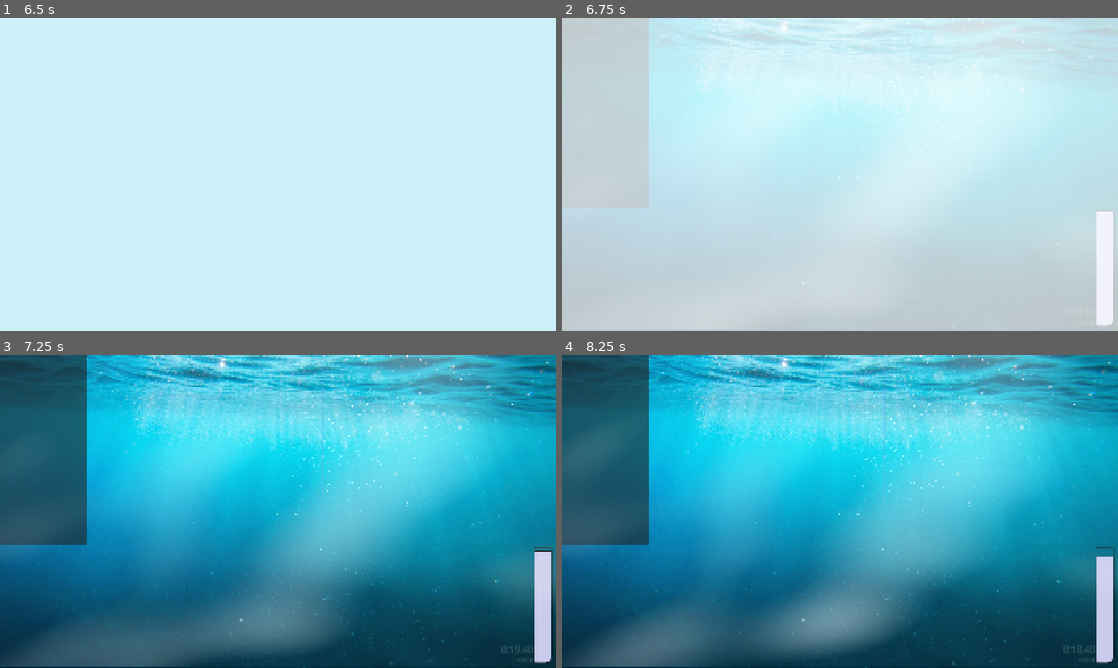
Above: before the commit, frames 1-4 (two rows, left to right).
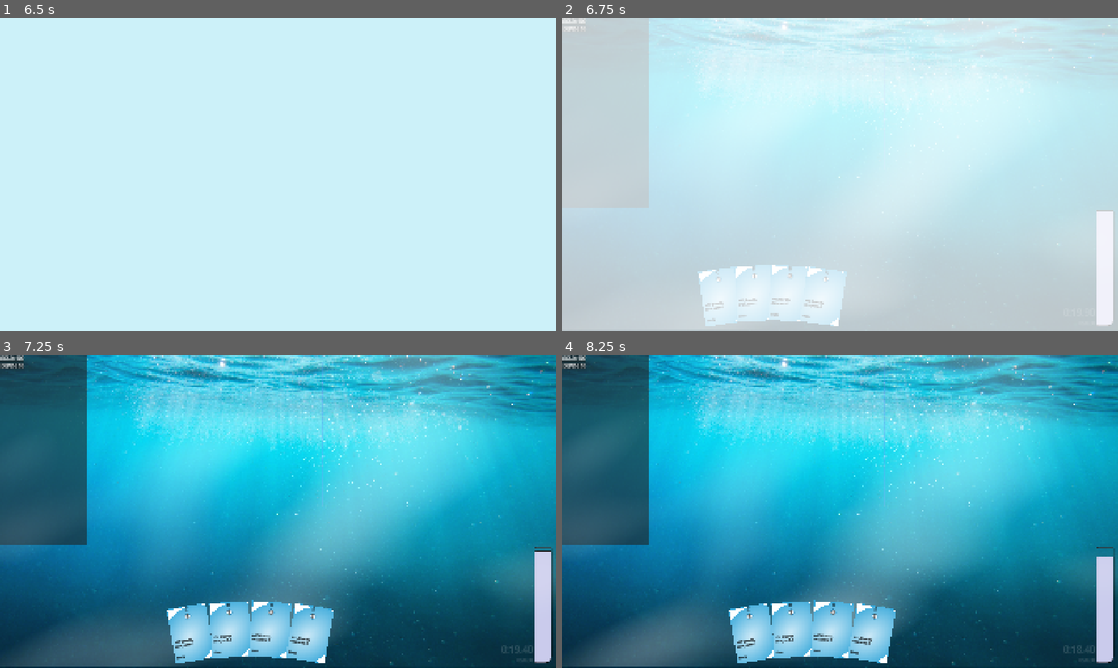
Above: after the commit, the same moments.

Repository: rosswolf/Tourbillon
Game: Godot game, scene res://src/scenes/main_menu.tscn
The game is run twice, just before and just after one commit, with the same random seed, the same clock (stepped at 60 frames per second) and the same inputs. Sound files missing from this copy of the repository are replaced by a short silence.
Inputs (mouse positions are in pixels of both pictures, inside the frame that each line leads up to):
- Up to frame 1 (6.5 s): click "Play" at 0.5 s; move the mouse to (400, 158) at 1.27 s; click (400, 158) at 1.42 s; tap Enter at 2, 3.5, 5 s; drag from (166, 190) to (250, 237) at 2.02 s; tap Space at 2.75, 4.25, 5.75 s; move the mouse to (333, 105) at 2.77 s; click (333, 105) at 2.92 s; drag from (250, 237) to (111, 127) at 3.52 s; move the mouse to (444, 221) at 4.27 s; click (444, 221) at 4.42 s; drag from (111, 127) to (194, 96) at 5.02 s; move the mouse to (305, 174) at 5.77 s; click (305, 174) at 5.92 s
- Up to frame 2 (6.75 s): drag from (756, 96) to (728, 190) at 6.52 s
- Up to frame 3 (7.25 s): no input
- Up to frame 4 (8.25 s): move the mouse to (962, 495) at 7.27 s; click (962, 495) at 7.42 s; drag from (728, 527) to (812, 574) at 8.02 s

Frame 1 is identical in both runs. In frame 2, 3.9% of the frame differs, in the area x 0-51%, y 0-99%; in frame 3, 5.0%; in frame 4, 5.1%, in the area x 0-60%, y 0-99%.
Error before the commit: Parse Error: Identifier "card_instance_id" not declared in the current scope. (res://src/scenes/core/library.gd:232)

Commit message:
type checking, also fixing durability

Diff:
--- a/elastic-app/app/src/scenes/core/effects/activation_logic.gd
+++ b/elastic-app/app/src/scenes/core/effects/activation_logic.gd
@@ -30,9 +30,9 @@
 		# the first slot is not activatable
 		return false
 
-	GlobalGameManager.library.move_card_to_zone(card.instance_id, Library.Zone.BEING_PLAYED, Library.Zone.HAND)
+	GlobalGameManager.library.move_card_to_zone2(card.instance_id, Library.Zone.HAND, Library.Zone.BEING_PLAYED)
 	button.engine_slot.activate(card)
-	GlobalGameManager.library.move_card_to_zone(card.instance_id, Library.Zone.GRAVEYARD, Library.Zone.BEING_PLAYED)
+	GlobalGameManager.library.move_card_to_zone2(card.instance_id, Library.Zone.BEING_PLAYED, Library.Zone.GRAVEYARD)
 	GlobalSignals.signal_core_card_discarded(card.instance_id)
 	GlobalSignals.signal_core_card_removed_from_hand(card.instance_id)
 
@@ -55,7 +55,7 @@
 	GlobalGameManager.hero.training_points.decrement(training_value)
 
 	button.engine_slot.attach_card(card)
-	GlobalGameManager.library.move_card_to_zone(card.instance_id, Library.Zone.SLOTTED, Library.Zone.HAND)
+	GlobalGameManager.library.move_card_to_zone2(card.instance_id, Library.Zone.HAND, Library.Zone.SLOTTED)
 	GlobalSignals.signal_core_card_removed_from_hand(card.instance_id)
 
 	return true
--- a/elastic-app/app/src/scenes/core/effects/effect.gd
+++ b/elastic-app/app/src/scenes/core/effects/effect.gd
@@ -146,7 +146,6 @@
 	),
 	"add_time": InternalEffect.new(
 		func(source: Entity, params: Dictionary):
-			print("read time: " + str(UiController.air_meter.time_remaining))
 			var amount = int(params.get("param"))
 			GlobalGameManager.hero.time.add_time(amount)
 			return true,
@@ -165,6 +164,14 @@
 			GlobalGameManager.library.draw_card(amount)
 			return true,
 		[Hero, Card]
+	),
+	"durability_hit_zero": InternalEffect.new(
+		func(source: Entity, params: Dictionary):
+			print("card destroyed " + source.instance_id)
+			var card: Card = params.get("card") as Card
+			GlobalGameManager.library.move_card_to_zone2(card.instance_id, Library.Zone.ANY, Library.Zone.EXILED)
+			return true,
+		[Card, Hero]
 	),
 }
 
@@ -195,8 +202,16 @@
 }
 
 static func source_is_valid(source: Entity, valid_types: Array):
-	var source_class = source.get_class()
-	return source_class in valid_types
+	var valid_type_strings: Array[String] = []
+	for type in valid_types:
+		valid_type_strings.append(type._get_type_string())
+
+	return source._get_type_string() in valid_type_strings or Entity._get_type_string() in valid_type_strings
+
+
+func _is_valid_source(source: Entity):
+	assert(false, "sub classes need to override _is_valid_source")
+	return false
 
 func _could_satisfy_costs(source: Entity, target: Entity) -> bool:
 	assert(false, "sub classes need to override _could_satisfy_costs")
--- a/elastic-app/app/src/scenes/core/effects/move_descriptor_effect.gd
+++ b/elastic-app/app/src/scenes/core/effects/move_descriptor_effect.gd
@@ -32,6 +32,12 @@
 
 	return true
 
+func _is_valid_source(source: Entity):
+	for effect in effects:
+		if not effect._is_valid_source(source):
+			return false
+	return true
+
 func activate(source: Entity):
 	var result: bool = true
 	for effect in effects:
--- a/elastic-app/app/src/scenes/core/effects/one_time_effect.gd
+++ b/elastic-app/app/src/scenes/core/effects/one_time_effect.gd
@@ -31,7 +31,7 @@
 	effect_name = template_id
 
 func activate(source: Entity):
-	print("Taking effect " + __effect_template_id)
+	#print("Taking effect " + __effect_template_id)
 
 	# TODO(virtual) if we decide to have cards carry effects onto the things they
 	# activate.. then unpack them here and put them in paramters.
@@ -43,7 +43,7 @@
 		assert(false, "Unexpected source type")
 
 
-func is_valid_target(source: Entity, target: Entity, pos: Vector2) -> bool:
+func _is_valid_source(source: Entity) -> bool:
 	#if _effect_type != EffectType.ACTIVATABLE:
 		#return false
 	var satisfy_target_requirments = Effect.source_is_valid(source, __valid_source_types)
--- a/elastic-app/app/src/scenes/core/entities/battle_entity.gd
+++ b/elastic-app/app/src/scenes/core/entities/battle_entity.gd
@@ -1,5 +1,7 @@
 extends Entity
 class_name BattleEntity
+static func _get_type_string():
+	return "BattleEntity"
 
 var health: CappedResource
 var block: CappedResource
--- a/elastic-app/app/src/scenes/core/entities/battleground_entity.gd
+++ b/elastic-app/app/src/scenes/core/entities/battleground_entity.gd
@@ -1,6 +1,7 @@
 extends Entity
 class_name BattlegroundEntity
-
+static func _get_type_string():
+	return "BattlegroundEntity"
 
 func _get_type() -> Entity.EntityType:
 	return Entity.EntityType.BATTLEGROUND
--- a/elastic-app/app/src/scenes/core/entities/button.gd
+++ b/elastic-app/app/src/scenes/core/entities/button.gd
@@ -1,5 +1,7 @@
 extends Entity
 class_name EngineButtonEntity
+static func _get_type_string():
+	return "EngineButtonEntity"
 
 var engine_slot: EngineSlot
 var is_activation_button: bool
--- a/elastic-app/app/src/scenes/core/entities/card.gd
+++ b/elastic-app/app/src/scenes/core/entities/card.gd
@@ -1,6 +1,8 @@
 extends Entity
 
 class_name Card
+static func _get_type_string():
+	return "Card"
 
 enum RarityType {
 	UNKNOWN,
@@ -25,6 +27,8 @@
 
 var trigger_resource: GameResource.Type = GameResource.Type.UNKNOWN
 
+var durability: CappedResource
+
 
 func activate_slot_effect(source: Entity, target: Entity) -> bool:
 	if not __slot_effect._could_satisfy_costs(source, target) or \
@@ -34,21 +38,25 @@
 	return __slot_effect.activate(source)
 
 func activate_instinct_effect(source: Entity, target: Entity) -> bool:
+
+	if not __instinct_effect._is_valid_source(source):
+		return false
+
 	if not __instinct_effect._could_satisfy_costs(source, target) or \
 			not __instinct_effect._execute_satisfy_costs(source, target):
 		return false
 
-	GlobalGameManager.library.move_card_to_zone(instance_id, Library.Zone.BEING_PLAYED, Library.Zone.HAND)
+	GlobalGameManager.library.move_card_to_zone2(instance_id, Library.Zone.HAND, Library.Zone.BEING_PLAYED)
 	var succeeded = __instinct_effect.activate(source)
 	if succeeded:
-		GlobalGameManager.library.move_card_to_zone(instance_id, Library.Zone.GRAVEYARD, Library.Zone.BEING_PLAYED)
+		GlobalGameManager.library.move_card_to_zone2(instance_id, Library.Zone.BEING_PLAYED, Library.Zone.GRAVEYARD)
 		GlobalSignals.signal_core_card_played(instance_id)
 		GlobalSignals.signal_core_card_removed_from_hand(instance_id)
 	else:
 		# Effects need to return true to succeed, this will help us track down issues.
 		# Usually the issue is some void return instead of a boolean true
 		assert(false, "Failed to activate effect " + __instinct_effect.effect_name)
-		GlobalGameManager.library.move_card_to_zone(instance_id, Library.Zone.HAND, Library.Zone.BEING_PLAYED)
+		GlobalGameManager.library.move_card_to_zone2(instance_id, Library.Zone.BEING_PLAYED, Library.Zone.HAND)
 	return succeeded
 
 func _get_type() -> Entity.EntityType:
@@ -68,6 +76,7 @@
 	var __slot_effect: String
 	var __instinct_effect: String
 	var __trigger_resource: GameResource.Type = GameResource.Type.UNKNOWN
+	var __max_durability: int = StaticData.get_int("default_card_durability")
 
 	func with_group_template_id(group_template_id: String) -> CardBuilder:
 		__group_template_id = group_template_id
@@ -123,6 +132,10 @@
 		card.rules_text = __rules_text
 		card.cost = cost
 		card.trigger_resource = __trigger_resource
+
+		var on_change: Callable = func(value): if value == 0: OneTimeEffect.new("durability_hit_zero", {}).activate(card)
+		var none: Callable = func(value): pass
+		card.durability = CappedResource.new(__max_durability, __max_durability, on_change, none, true)
 		return card
 
 static func load_card(group_template_id: String, card_template_id: String) -> Card:
--- a/elastic-app/app/src/scenes/core/entities/entity.gd
+++ b/elastic-app/app/src/scenes/core/entities/entity.gd
@@ -1,6 +1,8 @@
 extends Node
 
 class_name Entity
+static func _get_type_string():
+	return "Entity"
 
 var __template_id: String  # Private variable
 var template_id: String:  # Public read-only property
--- a/elastic-app/app/src/scenes/core/entities/hero.gd
+++ b/elastic-app/app/src/scenes/core/entities/hero.gd
@@ -1,5 +1,7 @@
 extends BattleEntity
 class_name Hero
+static func _get_type_string():
+	return "Hero"
 
 
 var image_name: String
--- a/elastic-app/app/src/scenes/core/entities/relic.gd
+++ b/elastic-app/app/src/scenes/core/entities/relic.gd
@@ -1,5 +1,7 @@
 extends Entity
 class_name Relic
+static func _get_type_string():
+	return "Relic"
 
 var description: String
 var image_name: String
--- a/elastic-app/app/src/scenes/core/global_game_manager.gd
+++ b/elastic-app/app/src/scenes/core/global_game_manager.gd
@@ -19,6 +19,7 @@
 	GlobalSignals.ui_started_battle.connect(__on_start_battle)
 	GlobalSignals.ui_execute_selected_onto_hovered.connect(__handle_activation)
 	GlobalSignals.core_card_discarded.connect(__on_card_discarded)
+	GlobalSignals.core_card_played.connect(__on_card_played)
 
 
 func __load_cards() -> void:
@@ -77,6 +78,13 @@
 	#battleground.spawn_new_stage(1)
 	allow_activations()
 	GlobalSignals.signal_core_begin_turn()
+
+func __on_card_played(card_instance_id: String):
+	var card: Card = instance_catalog.get_instance(card_instance_id) as Card
+	if card == null:
+		assert(false, "Card was null when retrieving from instance catalog: " + card_instance_id)
+		return
+	card.durability.decrement(1)
 
 func __on_card_discarded(card_instance_id: String):
 	var card: Card = instance_catalog.get_instance(card_instance_id) as Card
--- a/elastic-app/app/src/scenes/core/library.gd
+++ b/elastic-app/app/src/scenes/core/library.gd
@@ -178,7 +178,11 @@
 
 
 # Move a card from specified zone to its current zone.
-func move_card_to_zone(card_instance_id: String, new_zone: Zone, from_zone: Zone, override_limit: bool = false) -> bool:
+func move_card_to_zone2(card_instance_id: String, from_zone: Zone, to_zone: Zone, override_limit: bool = false) -> bool:
+	var c: Card = GlobalGameManager.instance_catalog.get_instance(card_instance_id) as Card
+
+	print(" Moving card " + card_instance_id + " " + c.display_name + " from: " + GlobalUtilities.get_enum_name(Library.Zone, from_zone) + " to: " + GlobalUtilities.get_enum_name(Library.Zone, to_zone) )
+
 	if not card_zone_map.has(card_instance_id):
 		printerr(card_instance_id + " not in card_zone_map")
 		return false
@@ -188,6 +192,7 @@
 	var current_zone_obj = _get_zone_object(current_zone)
 
 	if from_zone != Library.Zone.ANY and current_zone != from_zone:
+		print("not moving card as it wasn't in the expected zone.  This may be ok.")
 		return false
 
 	# Remove from current zone
@@ -197,7 +202,7 @@
 		return false
 
 	# Add to new zone
-	var new_zone_obj = _get_zone_object(new_zone)
+	var new_zone_obj = _get_zone_object(to_zone)
 	if new_zone_obj.__zone_type == Zone.HAND and hand.get_count() >= max_hand_size and not override_limit:
 		print("hit max hand size")
 		return false
@@ -205,7 +210,7 @@
 	new_zone_obj.add_card(card)
 
 	# Update zone map
-	card_zone_map[card_instance_id] = new_zone
+	card_zone_map[card_instance_id] = to_zone
 
 	return true
 
@@ -228,22 +233,22 @@
 
 func discard_hand():
 	for card in hand.get_all_cards():
-		move_card_to_zone(card.instance_id, Zone.GRAVEYARD, Zone.HAND)
-		GlobalSignals.signal_core_card_removed_from_hand(card_instance_id)
+		move_card_to_zone2(card.instance_id, Zone.HAND, Zone.GRAVEYARD)
+		GlobalSignals.signal_core_card_removed_from_hand(card.instance_id)
 		# for each card in hand, discard it.
 
 func draw_card(how_many: int):
 	for i in range(how_many):
 		if deck.get_count() == 0:
 			for c in graveyard.get_all_cards():
-				move_card_to_zone(c.instance_id, Zone.DECK, Zone.GRAVEYARD)
+				move_card_to_zone2(c.instance_id, Zone.GRAVEYARD, Zone.DECK)
 			deck.shuffle()
 
 		var next_card: Card = deck.draw_top()
 		if next_card:
 			add_card_to_zone(next_card, Zone.HAND)
 
-			GlobalSignals.signal_core_card_drawn(card_instance_id)
+			GlobalSignals.signal_core_card_drawn(next_card.instance_id)
 
 func draw_new_hand(desired_hand_size: int):
 	discard_hand()
--- a/elastic-app/app/src/scenes/data/card_data.json
+++ b/elastic-app/app/src/scenes/data/card_data.json
@@ -2,15 +2,15 @@
   {
 	"card_template_id": "knight_default",
 	"group_template_id": "knight",
-	"card_count": 1,
-	"display_name": "A",
-	"rules_text": "add_energy=5, draw_card=2",
+	"card_count": 0,
+	"display_name": "X",
+	"rules_text": "add_time=20, draw_card=2",
 	"cursor_image_uid": "bqvm4vgi4c0dn",
 	"card_cost": {
 	  "GameResource.Type.ENERGY": "0"
 	},
-	"instinct_effect": "add_energy=5, draw_card=2",
-	"slot_effect": "add_energy=5, draw_card=2",
+	"instinct_effect": "add_time=20, draw_card=2",
+	"slot_effect": "add_time=20, draw_card=2",
 	"next_target_type": "Battleground.OrderPriority.IGNORE",
 	"trigger_resource": "GameResource.Type.NONE",
 	"card_rarity": "Card.RarityType.DEFAULT",
@@ -19,63 +19,63 @@
   {
 	"card_template_id": "card_basic_attack",
 	"group_template_id": "knight",
-	"card_count": 2,
+	"card_count": 1,
+	"display_name": "A",
+	"rules_text": "add_time=20, draw_card=2",
+	"cursor_image_uid": "bqvm4vgi4c0dn",
+	"card_cost": {
+	  "GameResource.Type.ENERGY": "1"
+	},
+	"instinct_effect": "add_time=20, draw_card=2",
+	"slot_effect": "add_time=20, draw_card=2",
+	"next_target_type": "Battleground.OrderPriority.CLOSEST",
+	"trigger_resource": "GameResource.Type.NONE",
+	"card_rarity": "Card.RarityType.STARTING"
+  },
+  {
+	"card_template_id": "card_dash_attack",
+	"group_template_id": "knight",
+	"card_count": 1,
 	"display_name": "B",
-	"rules_text": "add_energy=5, draw_card=2",
-	"cursor_image_uid": "bqvm4vgi4c0dn",
-	"card_cost": {
-	  "GameResource.Type.ENERGY": "1"
-	},
-	"instinct_effect": "add_energy=5, draw_card=2",
-	"slot_effect": "add_energy=5, draw_card=2",
-	"next_target_type": "Battleground.OrderPriority.CLOSEST",
-	"trigger_resource": "GameResource.Type.NONE",
-	"card_rarity": "Card.RarityType.STARTING"
-  },
-  {
-	"card_template_id": "card_dash_attack",
-	"group_template_id": "knight",
-	"card_count": 2,
+	"rules_text": "add_time=20, draw_card=2",
+	"cursor_image_uid": "bqvm4vgi4c0dn",
+	"card_cost": {
+	  "GameResource.Type.ENERGY": ""
+	},
+	"instinct_effect": "add_time=20, draw_card=2",
+	"slot_effect": "add_time=20, draw_card=2",
+	"next_target_type": "Battleground.OrderPriority.CLOSEST",
+	"trigger_resource": "GameResource.Type.NONE",
+	"card_rarity": "Card.RarityType.STARTING"
+  },
+  {
+	"card_template_id": "card_bob_and_weave",
+	"group_template_id": "knight",
+	"card_count": 1,
 	"display_name": "C",
-	"rules_text": "add_energy=5, draw_card=2",
-	"cursor_image_uid": "bqvm4vgi4c0dn",
-	"card_cost": {
-	  "GameResource.Type.ENERGY": ""
-	},
-	"instinct_effect": "add_energy=5, draw_card=2",
-	"slot_effect": "add_energy=5, draw_card=2",
-	"next_target_type": "Battleground.OrderPriority.CLOSEST",
-	"trigger_resource": "GameResource.Type.NONE",
-	"card_rarity": "Card.RarityType.STARTING"
-  },
-  {
-	"card_template_id": "card_bob_and_weave",
+	"rules_text": "add_time=20, draw_card=2",
+	"cursor_image_uid": "bqvm4vgi4c0dn",
+	"card_cost": {
+	  "GameResource.Type.ENERGY": "1"
+	},
+	"instinct_effect": "add_time=20, draw_card=2",
+	"slot_effect": "add_time=20, draw_card=2",
+	"next_target_type": "Battleground.OrderPriority.CLOSEST",
+	"trigger_resource": "GameResource.Type.RED_TRIGGER",
+	"card_rarity": "Card.RarityType.STARTING"
+  },
+  {
+	"card_template_id": "card_mend",
 	"group_template_id": "knight",
 	"card_count": 1,
 	"display_name": "D",
-	"rules_text": "add_energy=5, draw_card=2",
-	"cursor_image_uid": "bqvm4vgi4c0dn",
-	"card_cost": {
-	  "GameResource.Type.ENERGY": "1"
-	},
-	"instinct_effect": "add_energy=5, draw_card=2",
-	"slot_effect": "add_energy=5, draw_card=2",
-	"next_target_type": "Battleground.OrderPriority.CLOSEST",
-	"trigger_resource": "GameResource.Type.RED_TRIGGER",
-	"card_rarity": "Card.RarityType.STARTING"
-  },
-  {
-	"card_template_id": "card_mend",
-	"group_template_id": "knight",
-	"card_count": 1,
-	"display_name": "E",
-	"rules_text": "add_energy=5, draw_card=2",
-	"cursor_image_uid": "bqvm4vgi4c0dn",
-	"card_cost": {
-	  "GameResource.Type.ENERGY": "1"
-	},
-	"instinct_effect": "add_energy=5, draw_card=2",
-	"slot_effect": "add_energy=5, draw_card=2",
+	"rules_text": "add_time=20, draw_card=2",
+	"cursor_image_uid": "bqvm4vgi4c0dn",
+	"card_cost": {
+	  "GameResource.Type.ENERGY": "1"
+	},
+	"instinct_effect": "add_time=20, draw_card=2",
+	"slot_effect": "add_time=20, draw_card=2",
 	"next_target_type": "Battleground.OrderPriority.IGNORE",
 	"trigger_resource": "GameResource.Type.RANDOM_TRIGGER",
 	"card_rarity": "Card.RarityType.STARTING"
@@ -83,24 +83,24 @@
   {
 	"card_template_id": "card_defend",
 	"group_template_id": "knight",
-	"card_count": 2,
+	"card_count": 0,
+	"display_name": "E",
+	"rules_text": "add_time=20, draw_card=2",
+	"cursor_image_uid": "bqvm4vgi4c0dn",
+	"card_cost": {
+	  "GameResource.Type.ENERGY": "1"
+	},
+	"instinct_effect": "add_time=20, draw_card=2",
+	"slot_effect": "add_time=20, draw_card=2",
+	"next_target_type": "Battleground.OrderPriority.CLOSEST",
+	"trigger_resource": "GameResource.Type.NONE",
+	"card_rarity": "Card.RarityType.STARTING"
+  },
+  {
+	"card_template_id": "card_wall",
+	"group_template_id": "knight",
+	"card_count": 0,
 	"display_name": "F",
-	"rules_text": "add_energy=5, draw_card=2",
-	"cursor_image_uid": "bqvm4vgi4c0dn",
-	"card_cost": {
-	  "GameResource.Type.ENERGY": "1"
-	},
-	"instinct_effect": "add_energy=5, draw_card=2",
-	"slot_effect": "add_energy=5, draw_card=2",
-	"next_target_type": "Battleground.OrderPriority.CLOSEST",
-	"trigger_resource": "GameResource.Type.NONE",
-	"card_rarity": "Card.RarityType.STARTING"
-  },
-  {
-	"card_template_id": "card_wall",
-	"group_template_id": "knight",
-	"card_count": 1,
-	"display_name": "G",
 	"rules_text": "add_time=20, draw_card=2",
 	"cursor_image_uid": "bqvm4vgi4c0dn",
 	"card_cost": {
@@ -115,8 +115,8 @@
   {
 	"card_template_id": "card_shield_bash",
 	"group_template_id": "knight",
-	"card_count": 1,
-	"display_name": "H",
+	"card_count": 0,
+	"display_name": "G",
 	"rules_text": "add_time=20, draw_card=2",
 	"cursor_image_uid": "bqvm4vgi4c0dn",
 	"card_cost": {
@@ -131,8 +131,8 @@
   {
 	"card_template_id": "card_grenade",
 	"group_template_id": "knight",
-	"card_count": 1,
-	"display_name": "I",
+	"card_count": 0,
+	"display_name": "H",
 	"rules_text": "add_time=20, draw_card=2",
 	"cursor_image_uid": "bqvm4vgi4c0dn",
 	"card_cost": {
@@ -147,7 +147,8 @@
   {
 	"card_template_id": "card_slimed",
 	"group_template_id": "curse",
-	"display_name": "J",
+	"card_count": 0,
+	"display_name": "I",
 	"rules_text": "add_time=20, draw_card=2",
 	"cursor_image_uid": "bqvm4vgi4c0dn",
 	"card_cost": {
@@ -162,8 +163,8 @@
   {
 	"card_template_id": "card_witness_me",
 	"group_template_id": "knight",
-	"card_count": 2,
-	"display_name": "K",
+	"card_count": 0,
+	"display_name": "J",
 	"rules_text": "add_time=20, draw_card=2",
 	"cursor_image_uid": "bqvm4vgi4c0dn",
 	"card_cost": {
@@ -178,24 +179,24 @@
   {
 	"card_template_id": "card_double_dash",
 	"group_template_id": "knight",
-	"card_count": 2,
+	"card_count": 0,
+	"display_name": "K",
+	"rules_text": "add_time=20, draw_card=2",
+	"cursor_image_uid": "bqvm4vgi4c0dn",
+	"card_cost": {
+	  "GameResource.Type.ENERGY": "1"
+	},
+	"instinct_effect": "add_time=20, draw_card=2",
+	"slot_effect": "add_time=20, draw_card=2",
+	"next_target_type": "Battleground.OrderPriority.CLOSEST",
+	"trigger_resource": "GameResource.Type.RED_TRIGGER",
+	"card_rarity": "Card.RarityType.COMMON"
+  },
+  {
+	"card_template_id": "card_tussle",
+	"group_template_id": "knight",
+	"card_count": 0,
 	"display_name": "L",
-	"rules_text": "add_time=20, draw_card=2",
-	"cursor_image_uid": "bqvm4vgi4c0dn",
-	"card_cost": {
-	  "GameResource.Type.ENERGY": "1"
-	},
-	"instinct_effect": "add_time=20, draw_card=2",
-	"slot_effect": "add_time=20, draw_card=2",
-	"next_target_type": "Battleground.OrderPriority.CLOSEST",
-	"trigger_resource": "GameResource.Type.RED_TRIGGER",
-	"card_rarity": "Card.RarityType.COMMON"
-  },
-  {
-	"card_template_id": "card_tussle",
-	"group_template_id": "knight",
-	"card_count": 2,
-	"display_name": "M",
 	"rules_text": "add_time=20, draw_card=2",
 	"cursor_image_uid": "bqvm4vgi4c0dn",
 	"card_cost": {
--- a/elastic-app/app/src/scenes/data/configuration_data.json
+++ b/elastic-app/app/src/scenes/data/configuration_data.json
@@ -30,5 +30,10 @@
   {
 	"configuration_name": "weak_multiplier",
 	"configuration_value": 0.5
+  },
+  {
+	"configuration_name": "default_card_durability",
+	"configuration_value": 2,
+	"_NOEX notes": "default number of uses per card"
   }
 ]
--- a/elastic-app/app/src/scenes/global_signals.gd
+++ b/elastic-app/app/src/scenes/global_signals.gd
@@ -139,7 +139,6 @@
 
 signal core_card_drawn(card_instance_id: String)
 func signal_core_card_drawn(card_instance_id: String):
-	print("signal core card drawn")
 	core_card_drawn.emit(card_instance_id)
 
 signal core_card_played(card_instance_id: String)
--- a/elastic-app/app/src/scenes/ui/click_and_drag/global_selection_manager.gd
+++ b/elastic-app/app/src/scenes/ui/click_and_drag/global_selection_manager.gd
@@ -70,7 +70,7 @@
 	if __selected == "":
 		return
 	else:
-		print("execute: " + __selected + " " + __hovered)
+		#print("execute: " + __selected + " " + __hovered)
 		GlobalSignals.signal_ui_execute_selected_onto_hovered(__selected, __hovered)
 		_clear_selected_force()
 
--- a/elastic-app/app/src/scenes/ui/engine/template_generator.gd
+++ b/elastic-app/app/src/scenes/ui/engine/template_generator.gd
@@ -22,7 +22,7 @@
 	# Start Knight-specific skill already slotted
 	var default_slot = engine_template.get_slot(2,0)
 	default_slot.attach_card(GlobalGameManager.instance_catalog.get_instance("knight_default"),)
-	GlobalGameManager.library.move_card_to_zone("knight_default", Library.Zone.SLOTTED, Library.Zone.DEFAULT_LIBRARY)
+	GlobalGameManager.library.move_card_to_zone2("knight_default", Library.Zone.DEFAULT_LIBRARY, Library.Zone.SLOTTED)
 
 	# Connections
 	engine_template.add_one_way_connection(2,0,1,0)
--- a/elastic-app/app/src/scenes/ui/entities/engine/ui_engine_slot.gd
+++ b/elastic-app/app/src/scenes/ui/entities/engine/ui_engine_slot.gd
@@ -94,9 +94,9 @@
 
 	#TODO: should this not be in the UI code?
 	if GlobalGameManager.relic_manager.has_relic("training_gloves"):
-		GlobalGameManager.library.move_card_to_zone(attached_card.instance_id, Library.Zone.HAND, Library.Zone.SLOTTED)
+		GlobalGameManager.library.move_card_to_zone2(attached_card.instance_id, Library.Zone.SLOTTED, Library.Zone.HAND)
 	else:
-		GlobalGameManager.library.move_card_to_zone(attached_card.instance_id, Library.Zone.GRAVEYARD, Library.Zone.SLOTTED)
+		GlobalGameManager.library.move_card_to_zone2(attached_card.instance_id, Library.Zone.SLOTTED, Library.Zone.GRAVEYARD)
 	attached_card = null
 	slotted_image.texture = null
 	slotted_image.visible = false
--- a/elastic-app/app/src/scenes/utilities/global_utilities.gd
+++ b/elastic-app/app/src/scenes/utilities/global_utilities.gd
@@ -5,6 +5,12 @@
 	GREEN,
 	BLUE
 }
+
+static func get_enum_name(enum_dict, enum_value) -> String:
+	var keys = enum_dict.keys()
+	var values = enum_dict.values()
+	var index = values.find(enum_value)
+	return keys[index] if index != -1 else "UNKNOWN"
 
 var temp_rng = RandomNumberGenerator.new()
 
Renamed: elastic-app/app/src/scenes/core/entities/move_parser.gd -> elastic-app/app/src/scenes/data/move_parser.gd
Renamed: elastic-app/app/src/scenes/core/entities/move_parser.gd.uid -> elastic-app/app/src/scenes/data/move_parser.gd.uid
